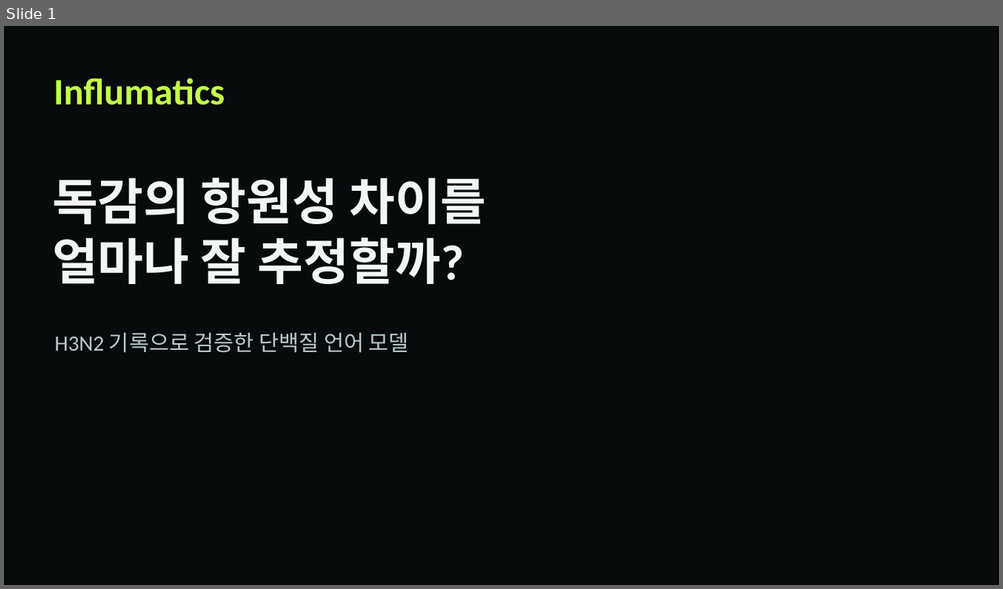
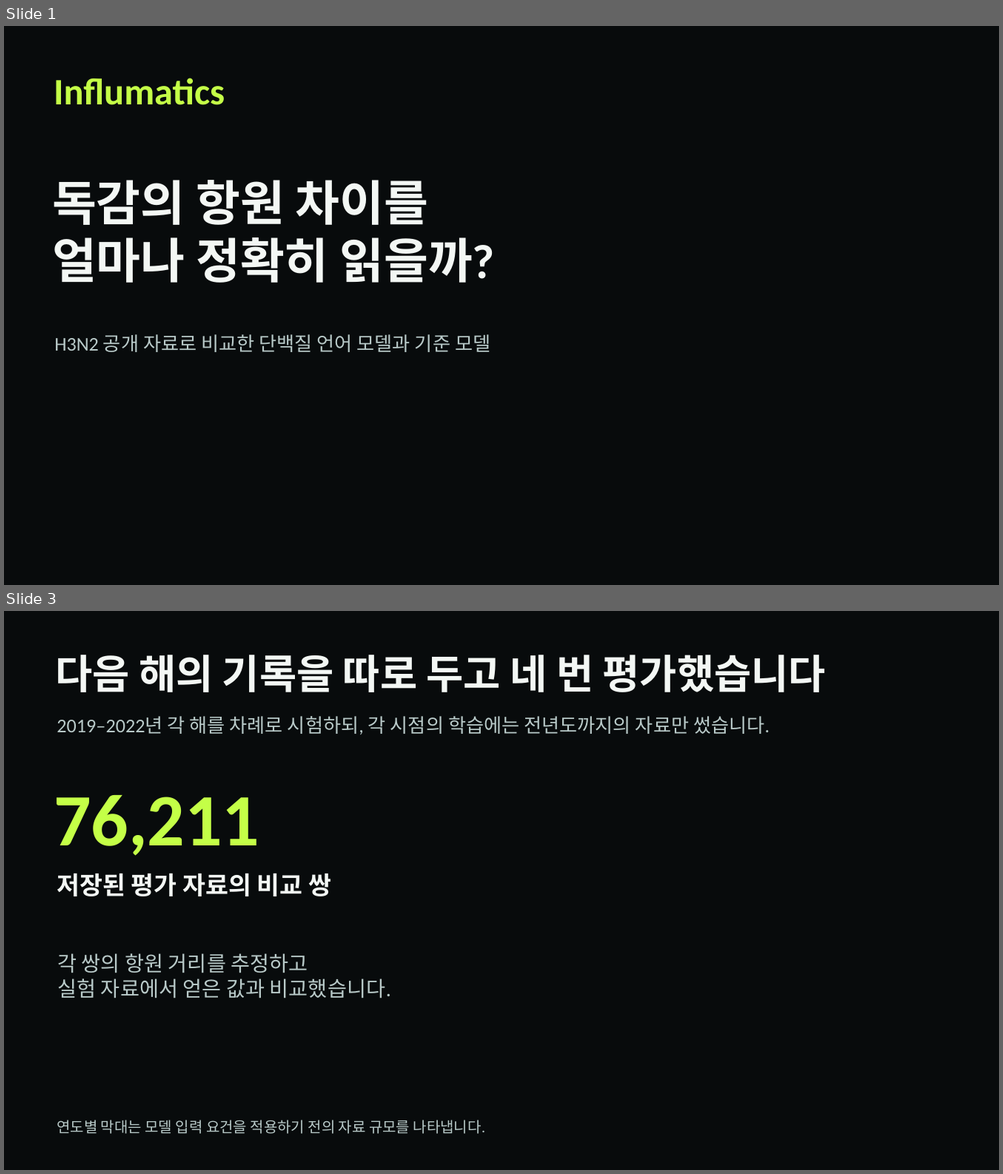
Before and after one commit to ssy2205/influmatics, a slide deck: web/frontend/public/research/results/influmatics-results.pptx. Shown one above the other, each under a label of ours: slide 1 before the commit, slides 1 and 3 after it; the slides between them are not shown. The pictures are 1003x589 and 1003x1174 pixels, drawn with LibreOffice and Linux fonts; fonts in the diff are those of the drawing; background and template pictures are left out. Boxes give left, top, right and bottom in pixels: in the first picture for what was removed or moved away, otherwise in the second. Text is boxed around its words. In the diff, an @@ line names an element or a change of style, - is before the commit and + after.

```diff
--- a/web/frontend/public/research/results/influmatics-results.pptx
+++ b/web/frontend/public/research/results/influmatics-results.pptx
@@ slide 3 added at <box>4,611,999,1170</box>, background #080B0C @@
@@ text added at <box>55,655,825,692</box>, 39 pt, text #F3F7F4, bold @@
+다음 해의 기록을 따로 두고 네 번 평가했습니다
@@ text added at <box>57,716,769,735</box>, 18.8 pt, text #B9CAC9 @@
+2019–2022년 각 해를 차례로 시험하되, 각 시점의 학습에는 전년도까지의 자료만 썼습니다.
@@ text added at <box>54,795,259,856</box>, 71.2 pt, text #C4FF47, bold @@
+76,211
@@ text added at <box>57,873,331,897</box>, 24 pt, text #F3F7F4, bold @@
+저장된 평가 자료의 비교 쌍
@@ text added at <box>57,954,391,999</box>, 20.2 pt, text #B9CAC9 @@
+각 쌍의 항원 거리를 추정하고
+실험 자료에서 얻은 값과 비교했습니다.
@@ text added at <box>57,1120,485,1134</box>, 14.2 pt, text #B9CAC9 @@
+연도별 막대는 모델 입력 요건을 적용하기 전의 자료 규모를 나타냅니다.
@@ slide 1 changed as well @@
@@ text at <box>52,180,495,283</box>: text changed; size 48 to 46.5 pt @@
-독감의 항원성 차이를
-얼마나 잘 추정할까?
+독감의 항원 차이를
+얼마나 정확히 읽을까?
@@ text at <box>54,335,490,352</box>: text changed; size 21 to 18.8 pt @@
-H3N2 기록으로 검증한 단백질 언어 모델
+H3N2 공개 자료로 비교한 단백질 언어 모델과 기준 모델
```
Also in this commit, not shown: 1 other slide changed, 4 other slides added, 4 slides removed, 3 other files.
